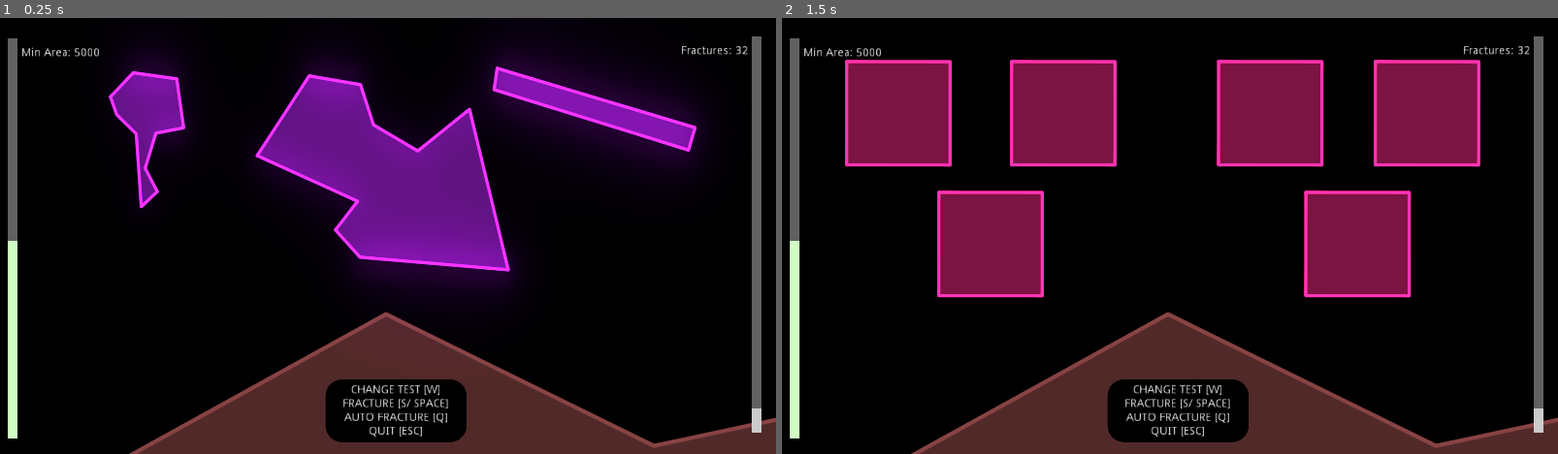
Above: before the commit, frames 1-2 (left to right).
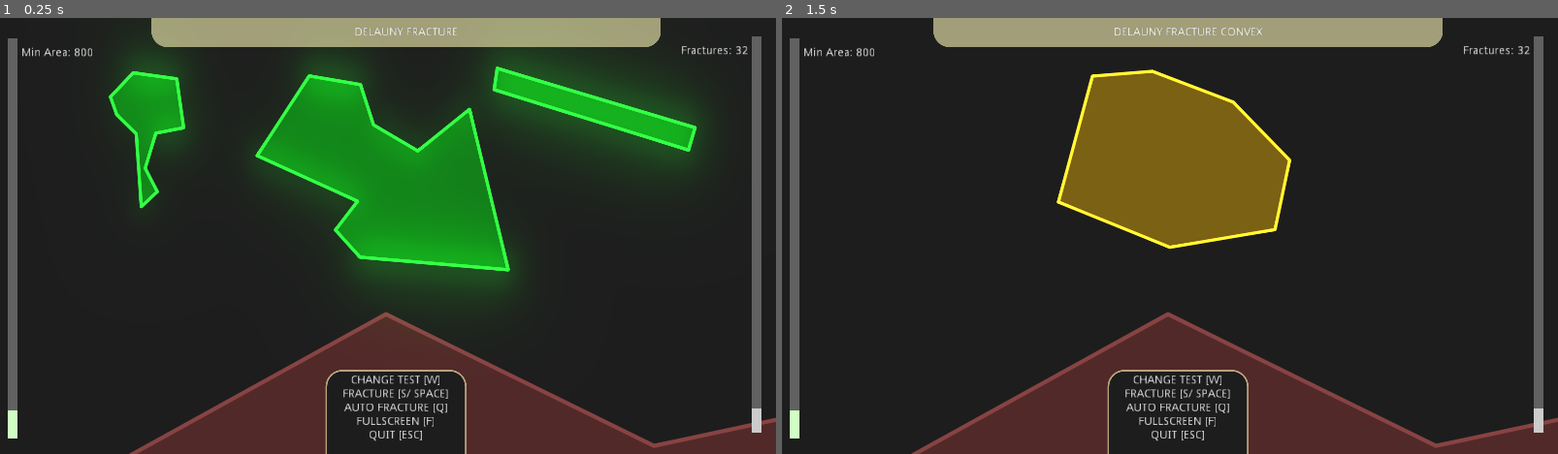
Above: after the commit, the same moments.

Repository: SoloByte/godot-polygon2d-fracture
Game: Godot game, scene res://demo/src/Main.tscn
Same seed, same stepped clock (60 frames per second), same inputs: the game is played once before the commit and once after it. Before the commit the project starts from res://Main.tscn.
Inputs:
- Up to frame 1 (0.25 s): no input
- Up to frame 2 (1.5 s): tap Enter at 0.5 s; hold Q (auto) 0.53-1.28 s; tap Space at 1.25 s; tap W (change-test) at 1.35 s

The runs differ from the first frame. In frame 1, 89% of the frame differs, in the area x 0-100%, y 0-100%; in frame 2, 89%.

Commit message:
project folder cleanup. title to test scenes added. background move to main scene.

Diff:
--- a/FractureBody.tscn
+++ b/demo/src/FractureBody.tscn
@@ -1,6 +1,6 @@
 [gd_scene load_steps=3 format=2]
 
-[ext_resource path="res://FractureBody.gd" type="Script" id=1]
+[ext_resource path="res://demo/src/FractureBody.gd" type="Script" id=1]
 
 [sub_resource type="PhysicsMaterial" id=1]
 friction = 0.0
--- a/Main.tscn
+++ b/demo/src/Main.tscn
@@ -1,16 +1,21 @@
-[gd_scene load_steps=13 format=2]
+[gd_scene load_steps=14 format=2]
 
-[ext_resource path="res://MainTest.tscn" type="PackedScene" id=1]
-[ext_resource path="res://Main.gd" type="Script" id=2]
-[ext_resource path="res://DelaunyConvexTest.tscn" type="PackedScene" id=3]
-[ext_resource path="res://DelaunyRectangleTest.tscn" type="PackedScene" id=4]
+[ext_resource path="res://demo/src/Main.gd" type="Script" id=1]
+[ext_resource path="res://demo/test-scenes/DelaunyConvexTest.tscn" type="PackedScene" id=2]
+[ext_resource path="res://demo/ui/BackgroundLayer.tscn" type="PackedScene" id=3]
+[ext_resource path="res://demo/test-scenes/DelaunyDefaultTest.tscn" type="PackedScene" id=4]
+[ext_resource path="res://demo/test-scenes/DelaunyRectangleTest.tscn" type="PackedScene" id=5]
 
 [sub_resource type="StyleBoxFlat" id=1]
-bg_color = Color( 0, 0, 0, 1 )
+bg_color = Color( 0.117647, 0.117647, 0.117647, 1 )
+border_width_left = 2
+border_width_top = 2
+border_width_right = 2
+border_width_bottom = 2
+border_color = Color( 1, 0.976471, 0.72549, 0.588235 )
 corner_radius_top_left = 20
 corner_radius_top_right = 20
-corner_radius_bottom_right = 20
-corner_radius_bottom_left = 20
+expand_margin_bottom = 20.0
 
 [sub_resource type="ImageTexture" id=2]
 
@@ -39,8 +44,10 @@
 border_color = Color( 0.815686, 1, 0.768627, 1 )
 
 [node name="Main" type="Node2D"]
-script = ExtResource( 2 )
-test_scenes = [ ExtResource( 1 ), ExtResource( 3 ), ExtResource( 4 ) ]
+script = ExtResource( 1 )
+test_scenes = [ ExtResource( 4 ), ExtResource( 2 ), ExtResource( 5 ) ]
+
+[node name="BackgroundLayer" parent="." instance=ExtResource( 3 )]
 
 [node name="CanvasLayer" type="CanvasLayer" parent="."]
 
@@ -49,15 +56,16 @@
 anchor_top = 1.0
 anchor_right = 0.5
 anchor_bottom = 1.0
-margin_left = -154.348
-margin_top = -183.634
-margin_right = 19.6523
-margin_bottom = -106.634
+margin_left = -154.0
+margin_top = -208.0
+margin_right = 20.0
+margin_bottom = -114.0
 rect_scale = Vector2( 2, 2 )
 custom_styles/normal = SubResource( 1 )
 text = "CHANGE TEST [W]
 FRACTURE [S/ SPACE]
 AUTO FRACTURE [Q]
+FULLSCREEN [F]
 QUIT [ESC]"
 align = 1
 valign = 1
@@ -114,7 +122,7 @@
 min_value = 100.0
 max_value = 10000.0
 step = 100.0
-value = 5000.0
+value = 800.0
 scrollable = false
 __meta__ = {
 "_edit_use_anchors_": false
--- /dev/null
+++ b/demo/src/default_env.tres
@@ -0,0 +1,7 @@
+[gd_resource type="Environment" load_steps=2 format=2]
+
+[sub_resource type="ProceduralSky" id=1]
+
+[resource]
+background_mode = 2
+background_sky = SubResource( 1 )
--- a/DelaunyConvexTest.tscn
+++ b/demo/test-scenes/DelaunyConvexTest.tscn
@@ -1,26 +1,19 @@
-[gd_scene load_steps=5 format=2]
+[gd_scene load_steps=6 format=2]
 
-[ext_resource path="res://FractureBody.tscn" type="PackedScene" id=2]
-[ext_resource path="res://Fracture.gd" type="Script" id=3]
-[ext_resource path="res://2d_environment.tres" type="Environment" id=4]
+[ext_resource path="res://demo/ui/Title.tscn" type="PackedScene" id=1]
+[ext_resource path="res://demo/src/FractureBody.tscn" type="PackedScene" id=2]
+[ext_resource path="res://demo/src/Fracture.gd" type="Script" id=3]
+[ext_resource path="res://demo/src/2d_environment.tres" type="Environment" id=4]
+
+
+
 
 [sub_resource type="PhysicsMaterial" id=1]
 friction = 0.25
 bounce = 1.0
 absorbent = true
 
-[node name="MainTest" type="Node2D"]
-
-[node name="CanvasLayer" type="CanvasLayer" parent="."]
-layer = -100
-
-[node name="ColorRect" type="ColorRect" parent="CanvasLayer"]
-anchor_right = 1.0
-anchor_bottom = 1.0
-color = Color( 0, 0, 0, 1 )
-__meta__ = {
-"_edit_use_anchors_": false
-}
+[node name="DelaunyConvexTest" type="Node2D"]
 
 [node name="Fracture" type="Node2D" parent="."]
 script = ExtResource( 3 )
@@ -86,6 +79,11 @@
 
 [node name="WorldEnvironment" type="WorldEnvironment" parent="."]
 environment = ExtResource( 4 )
+
+[node name="CanvasLayer" type="CanvasLayer" parent="."]
+
+[node name="Title" parent="CanvasLayer" instance=ExtResource( 1 )]
+text = "DELAUNY FRACTURE CONVEX"
 [connection signal="timeout" from="Fracture/Timer" to="Fracture" method="_on_Timer_timeout"]
 [connection signal="timeout" from="Fracture/VisibleTimer" to="Fracture" method="_on_VisibleTimer_timeout"]
 [connection signal="timeout" from="Fracture/SlowdownTimer" to="Fracture" method="_on_SlowdownTimer_timeout"]
--- a/MainTest.tscn
+++ b/demo/test-scenes/DelaunyDefaultTest.tscn
@@ -1,27 +1,20 @@
-[gd_scene load_steps=6 format=2]
-
-[ext_resource path="res://SourcePolygon.tscn" type="PackedScene" id=1]
-[ext_resource path="res://FractureBody.tscn" type="PackedScene" id=2]
-[ext_resource path="res://Fracture.gd" type="Script" id=3]
-[ext_resource path="res://2d_environment.tres" type="Environment" id=4]
+[gd_scene load_steps=7 format=2]
+
+[ext_resource path="res://demo/src/SourcePolygon.tscn" type="PackedScene" id=1]
+[ext_resource path="res://demo/src/FractureBody.tscn" type="PackedScene" id=2]
+[ext_resource path="res://demo/src/Fracture.gd" type="Script" id=3]
+[ext_resource path="res://demo/src/2d_environment.tres" type="Environment" id=4]
+[ext_resource path="res://demo/ui/Title.tscn" type="PackedScene" id=5]
+
+
+
 
 [sub_resource type="PhysicsMaterial" id=1]
 friction = 0.25
 bounce = 1.0
 absorbent = true
 
-[node name="MainTest" type="Node2D"]
-
-[node name="CanvasLayer" type="CanvasLayer" parent="."]
-layer = -100
-
-[node name="ColorRect" type="ColorRect" parent="CanvasLayer"]
-anchor_right = 1.0
-anchor_bottom = 1.0
-color = Color( 0, 0, 0, 1 )
-__meta__ = {
-"_edit_use_anchors_": false
-}
+[node name="DelaunyDefaultTest" type="Node2D"]
 
 [node name="PerformanceTestNodes" type="Node2D" parent="."]
 visible = false
@@ -238,6 +231,10 @@
 
 [node name="WorldEnvironment" type="WorldEnvironment" parent="."]
 environment = ExtResource( 4 )
+
+[node name="UI" type="CanvasLayer" parent="."]
+
+[node name="Title" parent="UI" instance=ExtResource( 5 )]
 [connection signal="timeout" from="Fracture/Timer" to="Fracture" method="_on_Timer_timeout"]
 [connection signal="timeout" from="Fracture/VisibleTimer" to="Fracture" method="_on_VisibleTimer_timeout"]
 [connection signal="timeout" from="Fracture/SlowdownTimer" to="Fracture" method="_on_SlowdownTimer_timeout"]
--- a/DelaunyRectangleTest.tscn
+++ b/demo/test-scenes/DelaunyRectangleTest.tscn
@@ -1,26 +1,16 @@
-[gd_scene load_steps=5 format=2]
+[gd_scene load_steps=6 format=2]
 
-[ext_resource path="res://FractureBody.tscn" type="PackedScene" id=2]
-[ext_resource path="res://Fracture.gd" type="Script" id=3]
-[ext_resource path="res://2d_environment.tres" type="Environment" id=4]
+[ext_resource path="res://demo/ui/Title.tscn" type="PackedScene" id=1]
+[ext_resource path="res://demo/src/FractureBody.tscn" type="PackedScene" id=2]
+[ext_resource path="res://demo/src/Fracture.gd" type="Script" id=3]
+[ext_resource path="res://demo/src/2d_environment.tres" type="Environment" id=4]
 
 [sub_resource type="PhysicsMaterial" id=1]
 friction = 0.25
 bounce = 1.0
 absorbent = true
 
-[node name="MainTest" type="Node2D"]
-
-[node name="CanvasLayer" type="CanvasLayer" parent="."]
-layer = -100
-
-[node name="ColorRect" type="ColorRect" parent="CanvasLayer"]
-anchor_right = 1.0
-anchor_bottom = 1.0
-color = Color( 0, 0, 0, 1 )
-__meta__ = {
-"_edit_use_anchors_": false
-}
+[node name="DelaunyRectangleTest" type="Node2D"]
 
 [node name="Fracture" type="Node2D" parent="."]
 script = ExtResource( 3 )
@@ -156,6 +146,11 @@
 
 [node name="WorldEnvironment" type="WorldEnvironment" parent="."]
 environment = ExtResource( 4 )
+
+[node name="CanvasLayer" type="CanvasLayer" parent="."]
+
+[node name="Title" parent="CanvasLayer" instance=ExtResource( 1 )]
+text = "DELAUNY FRACTURE RECTANGLE"
 [connection signal="timeout" from="Fracture/Timer" to="Fracture" method="_on_Timer_timeout"]
 [connection signal="timeout" from="Fracture/VisibleTimer" to="Fracture" method="_on_VisibleTimer_timeout"]
 [connection signal="timeout" from="Fracture/SlowdownTimer" to="Fracture" method="_on_SlowdownTimer_timeout"]
--- /dev/null
+++ b/demo/ui/BackgroundLayer.tscn
@@ -0,0 +1,12 @@
+[gd_scene format=2]
+
+[node name="BackgroundLayer" type="CanvasLayer"]
+layer = -100
+
+[node name="ColorRect" type="ColorRect" parent="."]
+anchor_right = 1.0
+anchor_bottom = 1.0
+color = Color( 0.117647, 0.117647, 0.117647, 1 )
+__meta__ = {
+"_edit_use_anchors_": false
+}
--- /dev/null
+++ b/demo/ui/Title.tscn
@@ -0,0 +1,22 @@
+[gd_scene load_steps=2 format=2]
+
+[sub_resource type="StyleBoxFlat" id=1]
+bg_color = Color( 1, 0.976471, 0.72549, 0.588235 )
+corner_radius_bottom_right = 20
+corner_radius_bottom_left = 20
+
+[node name="Title" type="Label"]
+anchor_left = 0.5
+anchor_right = 0.5
+margin_left = -585.0
+margin_right = 45.0
+margin_bottom = 36.0
+rect_scale = Vector2( 2, 2 )
+custom_styles/normal = SubResource( 1 )
+text = "DELAUNY FRACTURE"
+align = 1
+valign = 1
+clip_text = true
+__meta__ = {
+"_edit_use_anchors_": false
+}
--- a/project.godot
+++ b/project.godot
@@ -21,7 +21,7 @@
 [application]
 
 config/name="Polygon2d_Fracture"
-run/main_scene="res://Main.tscn"
+run/main_scene="res://demo/src/Main.tscn"
 config/icon="res://icon.png"
 
 [display]
@@ -44,12 +44,12 @@
 fracture={
 "deadzone": 0.5,
 "events": [ Object(InputEventKey,"resource_local_to_scene":false,"resource_name":"","device":0,"alt":false,"shift":false,"control":false,"meta":false,"command":false,"pressed":false,"scancode":83,"unicode":0,"echo":false,"script":null)
+, Object(InputEventKey,"resource_local_to_scene":false,"resource_name":"","device":0,"alt":false,"shift":false,"control":false,"meta":false,"command":false,"pressed":false,"scancode":32,"unicode":0,"echo":false,"script":null)
  ]
 }
 change-test={
 "deadzone": 0.5,
-"events": [ Object(InputEventKey,"resource_local_to_scene":false,"resource_name":"","device":0,"alt":false,"shift":false,"control":false,"meta":false,"command":false,"pressed":false,"scancode":32,"unicode":0,"echo":false,"script":null)
-, Object(InputEventKey,"resource_local_to_scene":false,"resource_name":"","device":0,"alt":false,"shift":false,"control":false,"meta":false,"command":false,"pressed":false,"scancode":87,"unicode":0,"echo":false,"script":null)
+"events": [ Object(InputEventKey,"resource_local_to_scene":false,"resource_name":"","device":0,"alt":false,"shift":false,"control":false,"meta":false,"command":false,"pressed":false,"scancode":87,"unicode":0,"echo":false,"script":null)
  ]
 }
 auto={
@@ -60,4 +60,4 @@
 
 [rendering]
 
-environment/default_environment="res://default_env.tres"
+environment/default_environment="res://demo/src/default_env.tres"
Renamed: default_env.tres -> demo/default_env.tres
Renamed: 2d_environment.tres -> demo/src/2d_environment.tres
Renamed: Fracture.gd -> demo/src/Fracture.gd
Renamed: FractureBody.gd -> demo/src/FractureBody.gd
Renamed: Main.gd -> demo/src/Main.gd
Renamed: SourcePolygon.tscn -> demo/src/SourcePolygon.tscn
